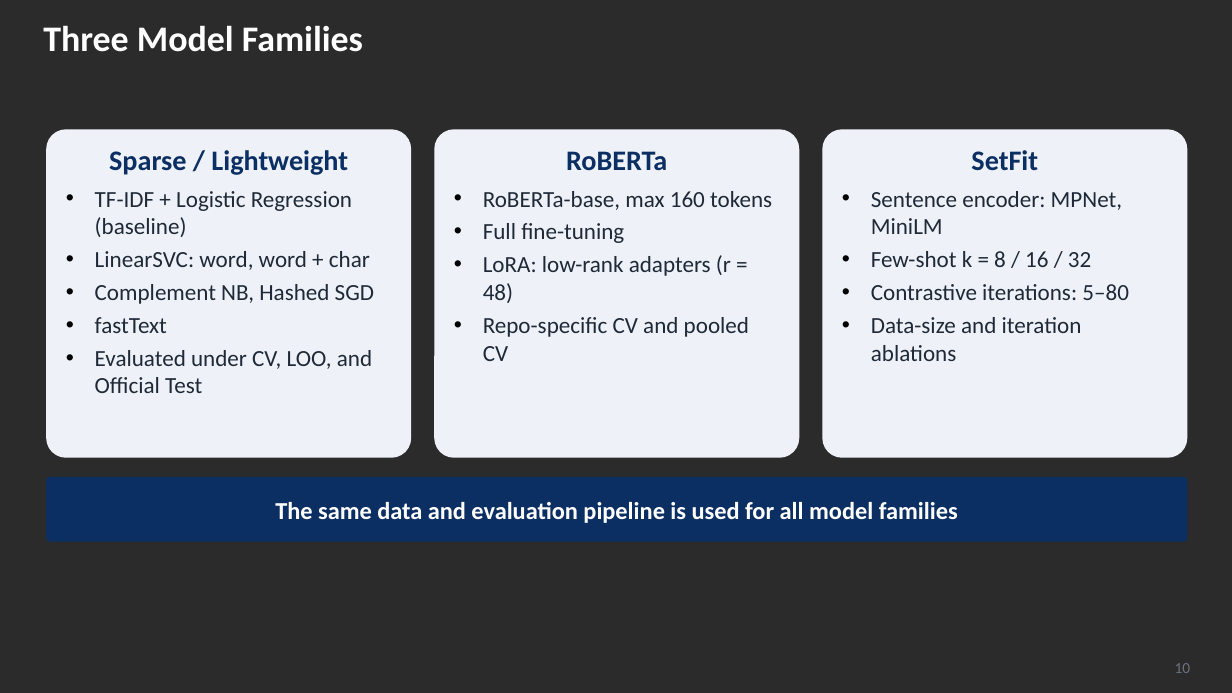
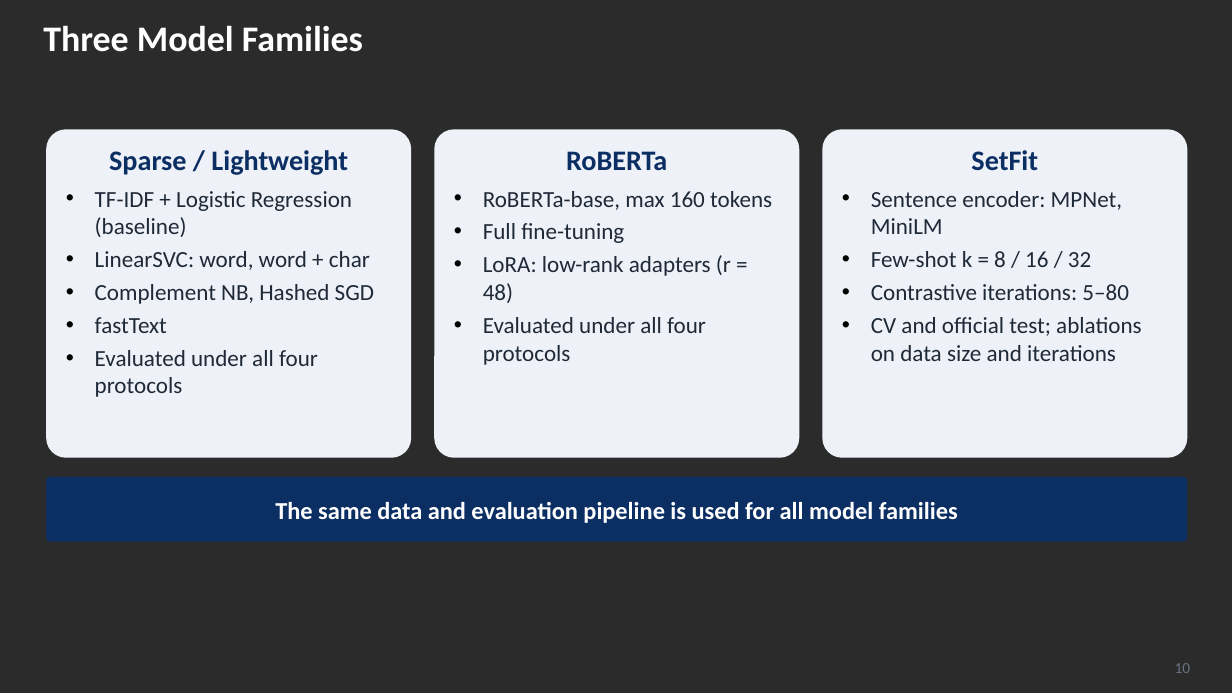
Before and after one commit to kiet21042003/nlbse24-issue-classification, a slide deck: slide 10 of presentation/Seminar_2_Slides.pptx. Drawn at 1232x693 pixels with LibreOffice and Linux fonts; fonts in the diff are those of the drawing; background and template pictures are left out; a plain dark background stands for a picture behind light text. Boxes give left, top, right and bottom in pixels: in the first picture for what was removed or moved away, otherwise in the second. Text is boxed around its words. In the diff, an @@ line names an element or a change of style, - is before the commit and + after.

```diff
--- a/presentation/Seminar_2_Slides.pptx
+++ b/presentation/Seminar_2_Slides.pptx
@@ text in rounded rectangle at bbox=[483, 317, 706, 365]: text changed @@
-• Repo-specific CV and pooled CV
+• Evaluated under all four protocols
@@ text in rounded rectangle at bbox=[871, 317, 1141, 361]: text changed @@
-• Data-size and iteration ablations
+• CV and official test; ablations on data size and iterations
@@ text in rounded rectangle at bbox=[95, 350, 318, 397]: text changed @@
-• Evaluated under CV, LOO, and Official Test
+• Evaluated under all four protocols
```
Also in this commit, not shown: 4 other slides changed, 1 slide added.
